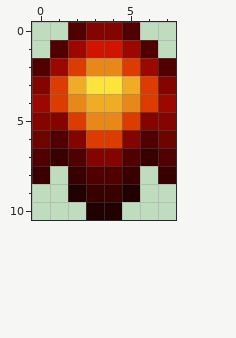
Pixel-art sprite: data/shoot2.png. The picture above was drawn from the file before the commit.
The file is 8x11 pixels.
The same view after the edit:
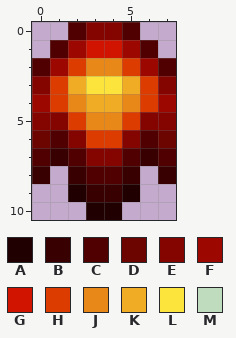
Palette (. is transparent): A #200000  B #380000  C #500000  D #6c0400  E #840400  F #9c0800  G #d01400  H #dc3c00  J #e88818  K #f0ac24  L #fce43c  M #bfdcbf
The exact change:
Colour M is removed in row 0 at x 0 to 1 and 6 to 7; in row 1 at x 0 and 7; in row 8 at x 1 and 6; in row 9 at x 0 to 1 and 6 to 7; in row 10 at x 0 to 2 and 5 to 7.
Pixel boxes of the changes (left, top, right, bottom) in both pictures:
erased: (32, 22, 68, 58)
erased: (140, 22, 176, 58)
erased: (32, 166, 176, 220)
